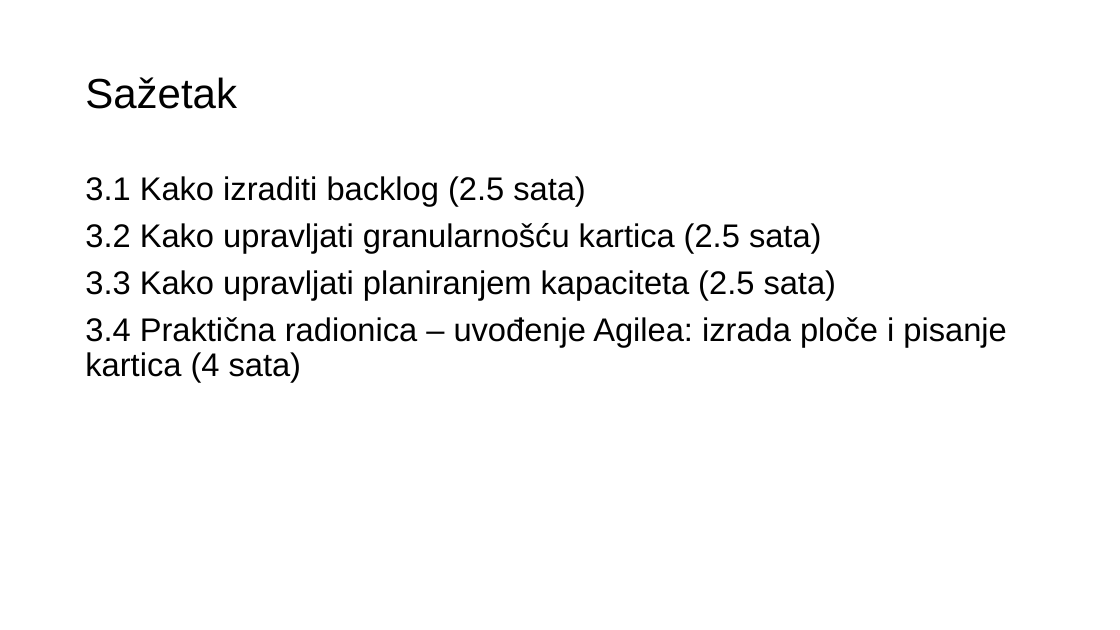
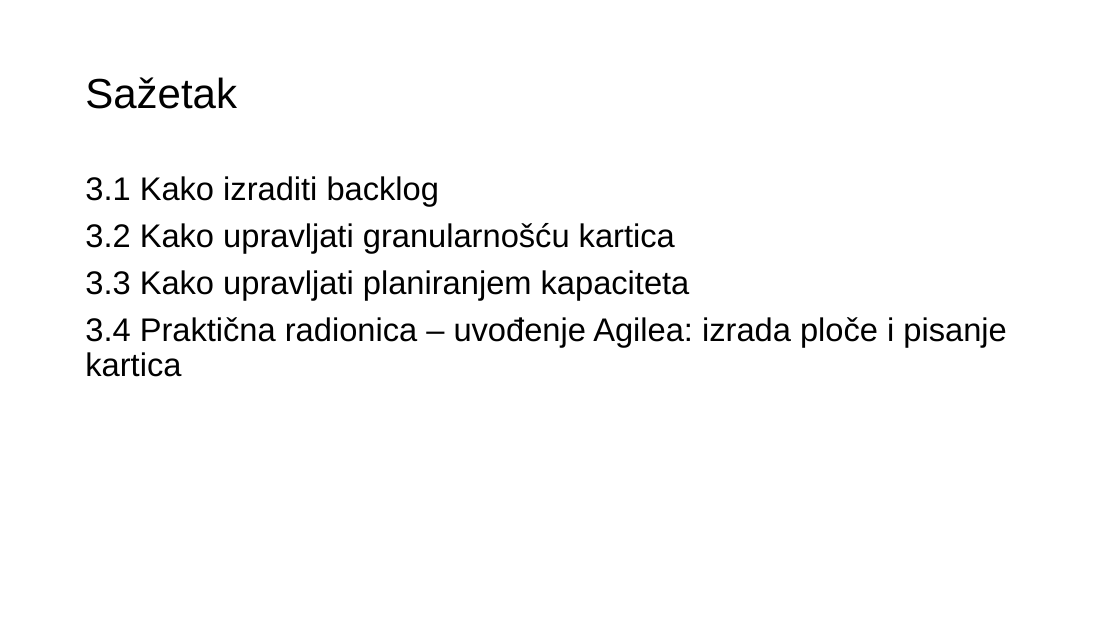
Before and after one commit to dinoDuvnjak/shift4it, a slide deck: slide 3 of 1-agile/AGILE_unit_3_FINAL_HR.pptx. Drawn at 1120x630 pixels with LibreOffice and Linux fonts; fonts in the diff are those of the drawing; background and template pictures are left out. Boxes give left, top, right and bottom in pixels: in the first picture for what was removed or moved away, otherwise in the second. Text is boxed around its words. In the diff, an @@ line names an element or a change of style, - is before the commit and + after.

```diff
--- a/1-agile/AGILE_unit_3_FINAL_HR.pptx
+++ b/1-agile/AGILE_unit_3_FINAL_HR.pptx
@@ text at [85, 176, 1006, 377]: text changed @@
-3.1 Kako izraditi backlog (2.5 sata)
-3.2 Kako upravljati granularnošću kartica (2.5 sata)
-3.3 Kako upravljati planiranjem kapaciteta (2.5 sata)
-3.4 Praktična radionica – uvođenje Agilea: izrada ploče i pisanje kartica (4 sata)
+3.1 Kako izraditi backlog
+3.2 Kako upravljati granularnošću kartica
+3.3 Kako upravljati planiranjem kapaciteta
+3.4 Praktična radionica – uvođenje Agilea: izrada ploče i pisanje kartica
```
Also in this commit, not shown: 4 other files.
